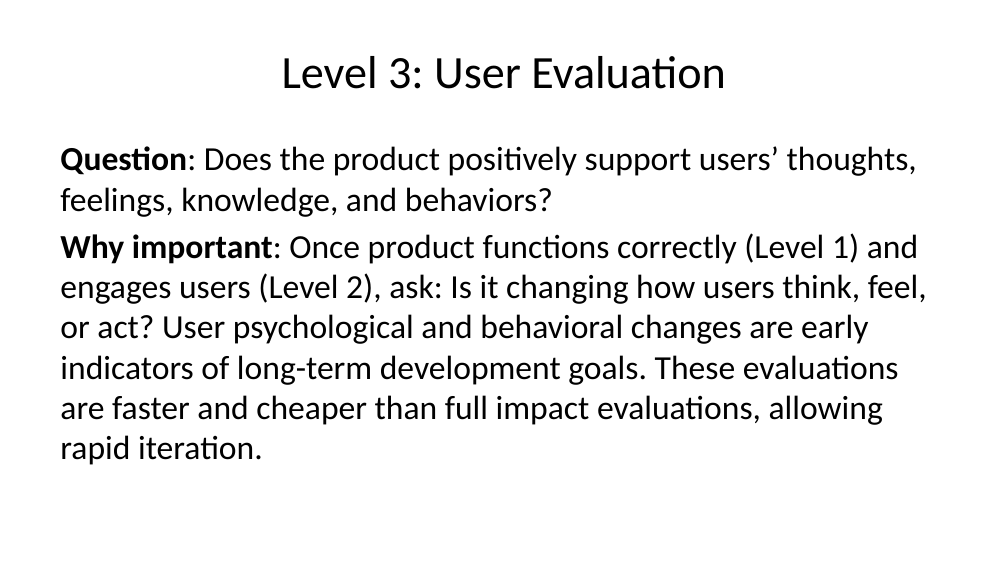
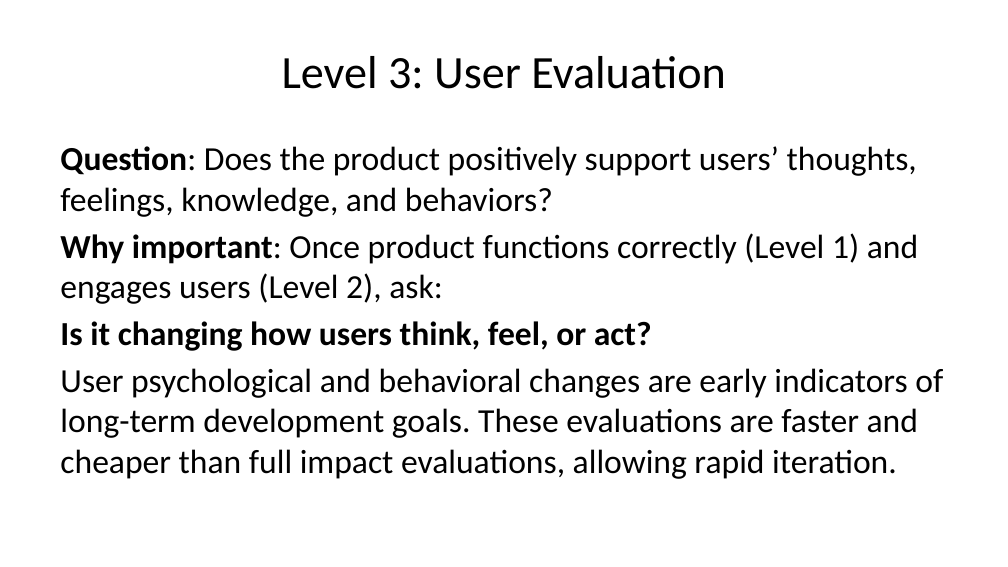
Before and after one commit to littlehifive/taf-ai-eval-pre, a slide deck: slide 48 of presentation/ai_eval_presentation.pptx (slide 46 before the commit). Drawn at 1008x567 pixels with LibreOffice and Linux fonts; fonts in the diff are those of the drawing. Boxes give left, top, right and bottom in pixels: in the first picture for what was removed or moved away, otherwise in the second. Text is boxed around its words. In the diff, an @@ line names an element or a change of style, - is before the commit and + after.

Commit message:
update slides

```diff
--- a/presentation/ai_eval_presentation.pptx
+++ b/presentation/ai_eval_presentation.pptx
@@ text at [60, 233, 943, 479]: text changed @@
-Why important: Once product functions correctly (Level 1) and engages users (Level 2), ask: Is it changing how users think, feel, or act? User psychological and behavioral changes are early indicators of long-term development goals. These evaluations are faster and cheaper than full impact evaluations, allowing rapid iteration.
+Why important: Once product functions correctly (Level 1) and engages users (Level 2), ask:
+Is it changing how users think, feel, or act?
+User psychological and behavioral changes are early indicators of long-term development goals. These evaluations are faster and cheaper than full impact evaluations, allowing rapid iteration.
```
Also in this commit, not shown: 23 other slides changed, 4 slides added, 1 slide removed, 6 other files.
